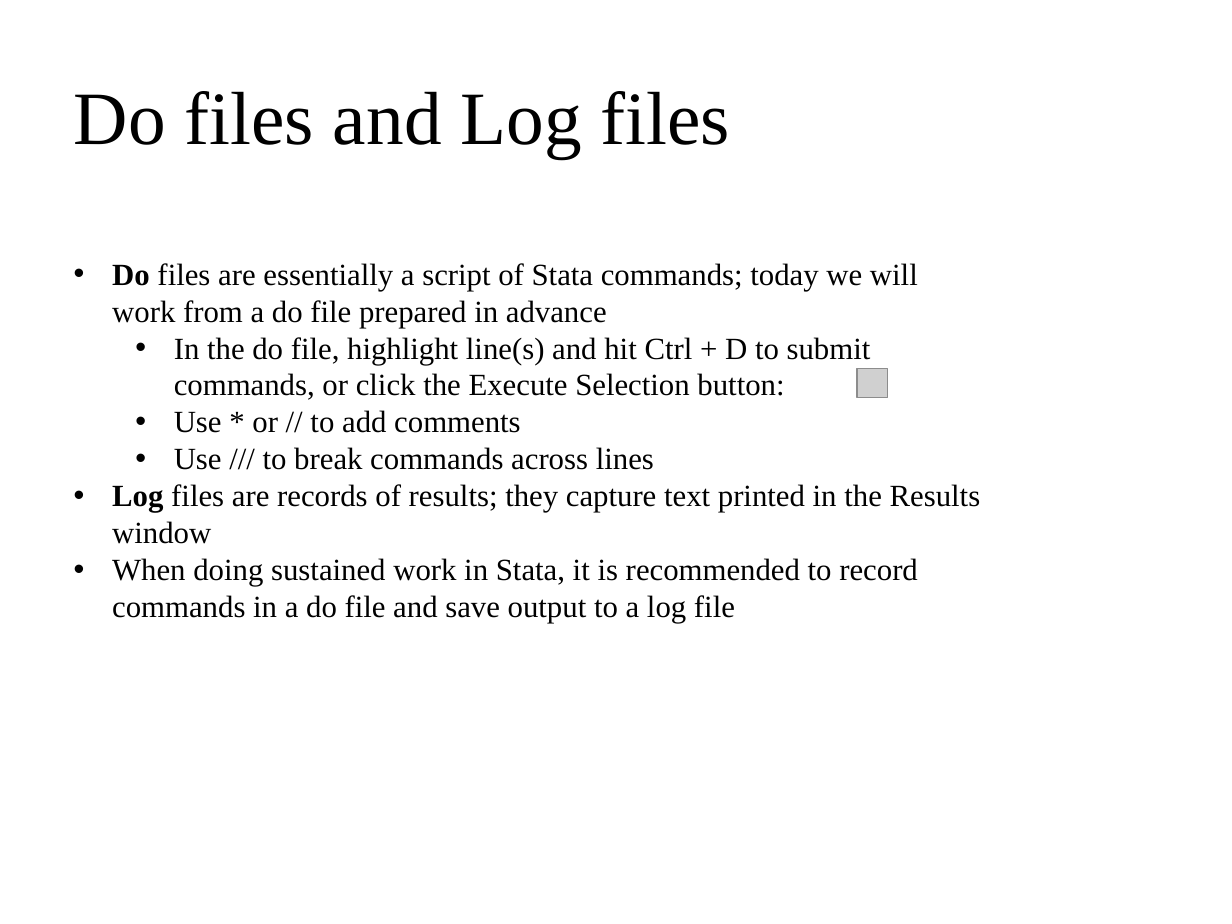
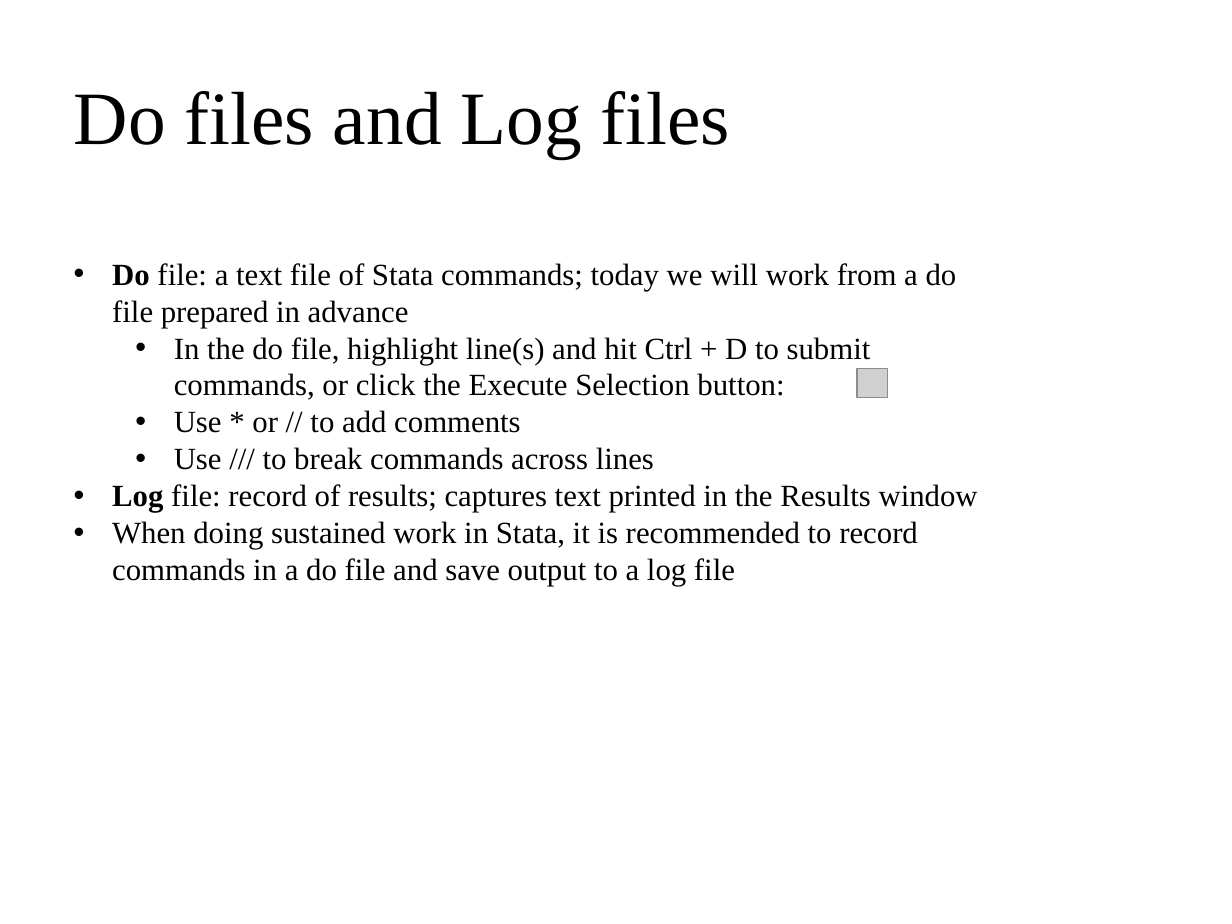
Before and after one commit to clayford/IntroStata, a slide deck: slide 8 of IntroToStata.pptx. Drawn at 1232x924 pixels with LibreOffice and Linux fonts; fonts in the diff are those of the drawing; grey boxes stand for pictures; background and template pictures are left out. Boxes give left, top, right and bottom in pixels: in the first picture for what was removed or moved away, otherwise in the second. Text is boxed around its words. In the diff, an @@ line names an element or a change of style, - is before the commit and + after.

```diff
--- a/IntroToStata.pptx
+++ b/IntroToStata.pptx
@@ text at (x1=112, y1=263, x2=957, y2=328): text changed @@
-• Do files are essentially a script of Stata commands; today we will work from a do file prepared in advance
+• Do file: a text file of Stata commands; today we will work from a do file prepared in advance
@@ text at (x1=112, y1=484, x2=978, y2=512): text changed @@
-• Log files are records of results; they capture text printed in the Results window
+• Log file: record of results; captures text printed in the Results window
```
Also in this commit, not shown: 5 other slides changed, 1 other file.
